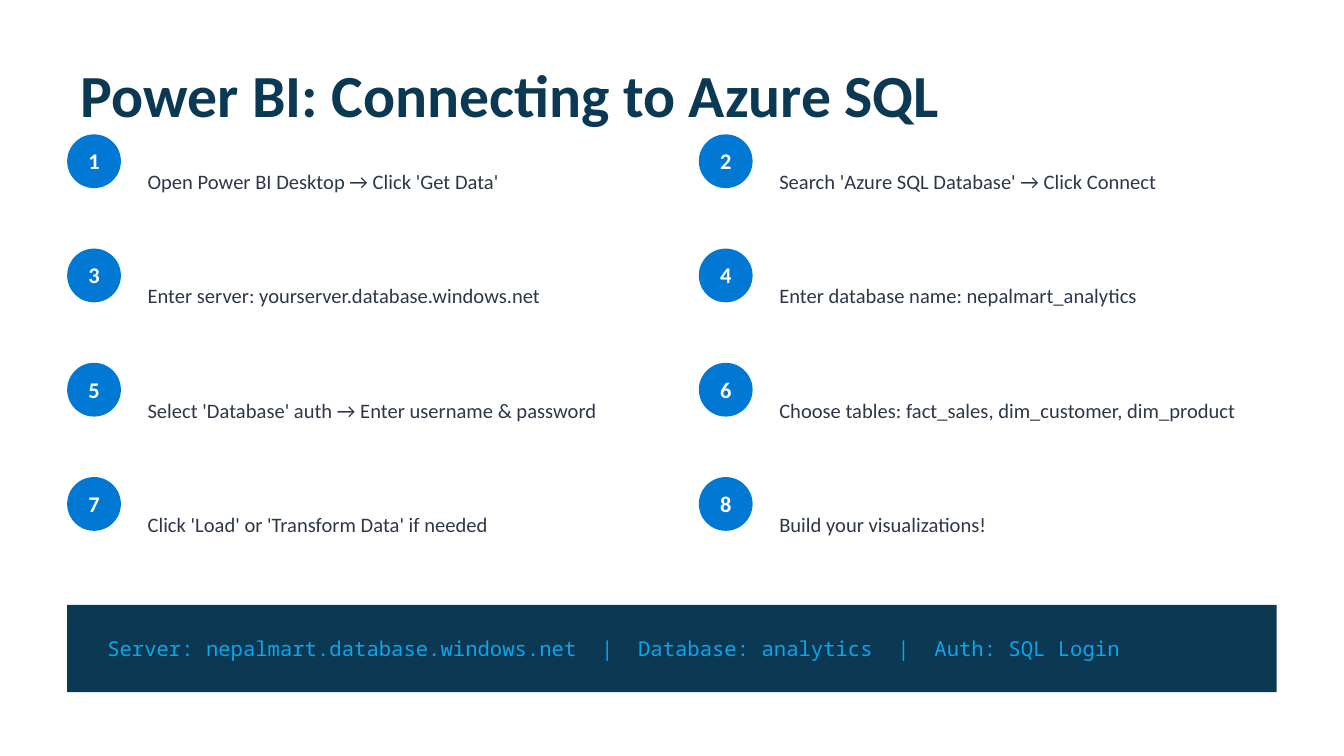
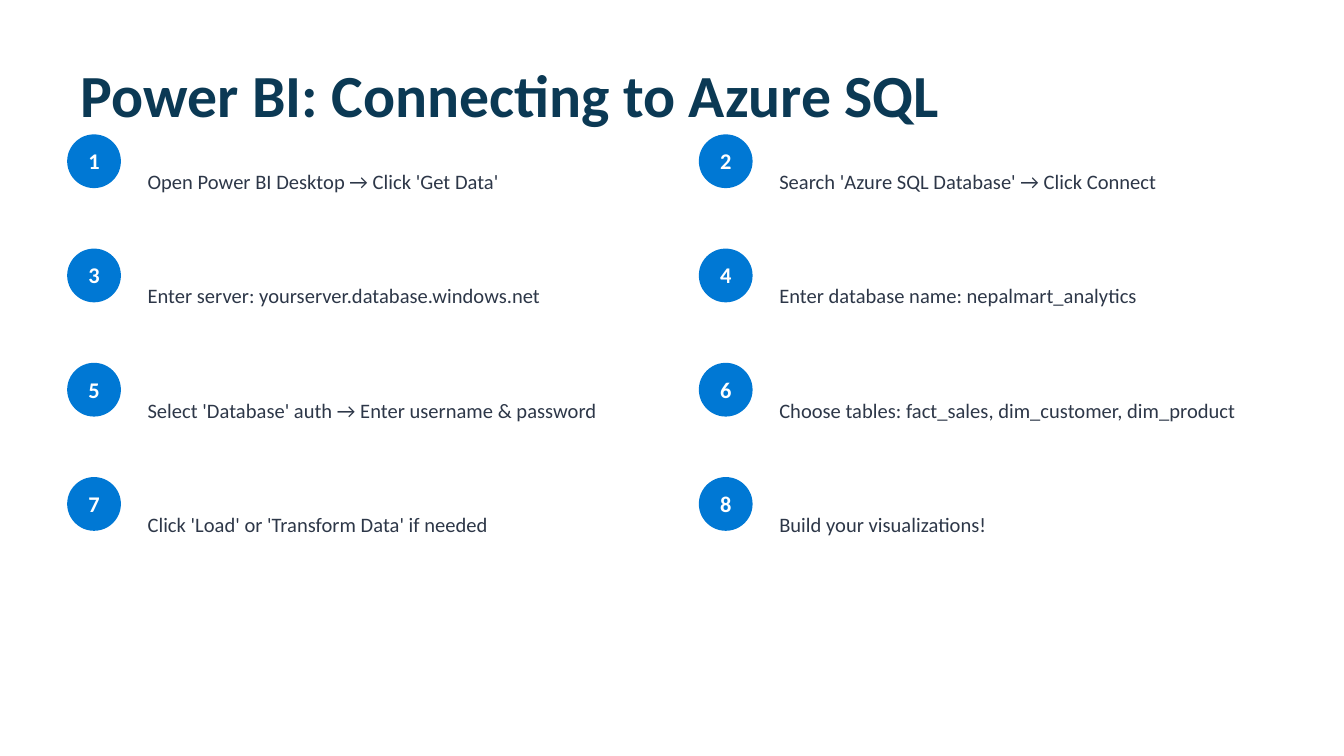
Before and after one commit to sauhar/Business-Data-Analytics, a slide deck: slide 21 of Slides/6_Cloud_Platforms_Modern_Data_Stack.pptx. Drawn at 1344x756 pixels with LibreOffice and Linux fonts; fonts in the diff are those of the drawing. Boxes give left, top, right and bottom in pixels: in the first picture for what was removed or moved away, otherwise in the second. Text is boxed around its words. In the diff, an @@ line names an element or a change of style, - is before the commit and + after.

```diff
--- a/Slides/6_Cloud_Platforms_Modern_Data_Stack.pptx
+++ b/Slides/6_Cloud_Platforms_Modern_Data_Stack.pptx
@@ rectangle removed at (x1=67, y1=605, x2=1277, y2=692) @@
@@ text removed at (x1=107, y1=640, x2=1120, y2=661) @@
-Server: nepalmart.database.windows.net | Database: analytics | Auth: SQL Login
```
Also in this commit, not shown: 2 other slides changed, 2 slides removed, 11 other files.
